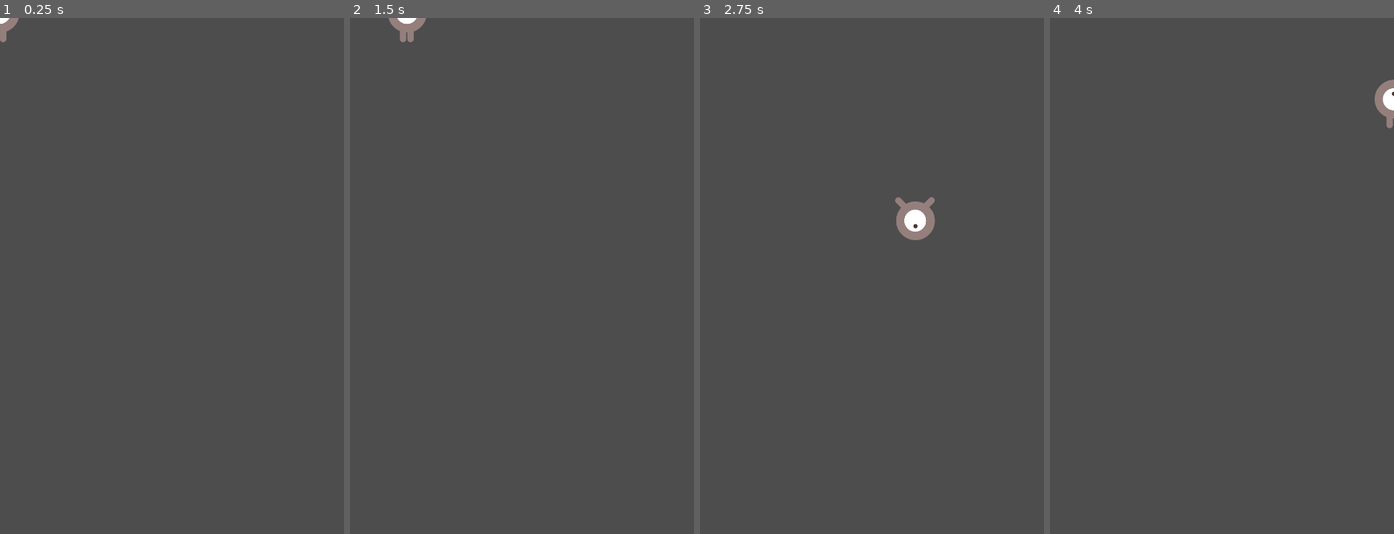
Above: before the commit, frames 1-4 (left to right).
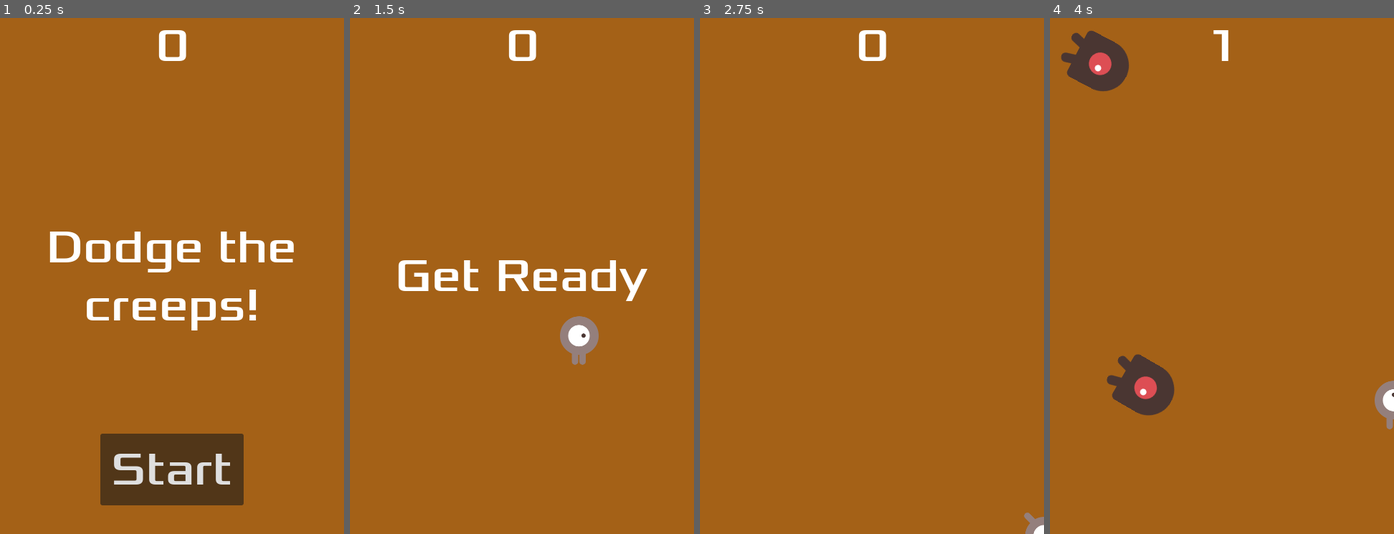
Above: after the commit, the same moments.

Repository: waywardware/pizza-guy
Game: Godot game, scene res://scenes/main.tscn
Same seed, same stepped clock (60 frames per second), same inputs: the game is played once before the commit and once after it.
Inputs (mouse positions are in pixels of both pictures, inside the frame that each line leads up to):
- Up to frame 1 (0.25 s): no input
- Up to frame 2 (1.5 s): click (522, 472) at 0.5 s, where only the run after the commit has a clickable "Start"; tap Enter at 1.25 s; hold Right (move_right) from 1.28 s (still down)
- Up to frame 3 (2.75 s): release Right (move_right) at 2.03 s; hold Down (move_down) from 2.03 s (still down)
- Up to frame 4 (4 s): release Down (move_down) at 2.78 s; hold Right (move_right) 2.78-3.53 s; hold Up (move_up) from 3.53 s (still down)

The runs differ from the first frame. In frame 1, 100% of the frame differs, in the area x 0-100%, y 0-100%; in frame 2, 100%; in frame 3, 100%; in frame 4, 100%.

Commit message:
adding HUD

Diff:
--- a/scenes/enemy.tscn
+++ b/scenes/enemy.tscn
@@ -48,7 +48,7 @@
 radius = 32.0
 height = 90.0
 
-[node name="Mob" type="RigidBody2D"]
+[node name="Mob" type="RigidBody2D" groups=["mobs"]]
 collision_mask = 0
 gravity_scale = 0.0
 script = ExtResource("1_6nfle")
--- /dev/null
+++ b/scenes/hud.tscn
@@ -0,0 +1,65 @@
+[gd_scene load_steps=3 format=3 uid="uid://cckuoyeq04b3e"]
+
+[ext_resource type="Script" path="res://scripts/hud.gd" id="1_mb3pg"]
+[ext_resource type="FontFile" uid="uid://ehyelb0j4df7" path="res://assets/fonts/Xolonium-Regular.ttf" id="2_od000"]
+
+[node name="HUD" type="CanvasLayer"]
+script = ExtResource("1_mb3pg")
+
+[node name="ScoreLabel" type="Label" parent="."]
+anchors_preset = 5
+anchor_left = 0.5
+anchor_right = 0.5
+offset_left = -22.5
+offset_right = 22.5
+offset_bottom = 78.0
+grow_horizontal = 2
+size_flags_horizontal = 4
+theme_override_fonts/font = ExtResource("2_od000")
+theme_override_font_sizes/font_size = 64
+text = "0"
+horizontal_alignment = 1
+vertical_alignment = 1
+
+[node name="Message" type="Label" parent="."]
+anchors_preset = 8
+anchor_left = 0.5
+anchor_top = 0.5
+anchor_right = 0.5
+anchor_bottom = 0.5
+offset_left = -240.0
+offset_top = -79.5
+offset_right = 240.0
+offset_bottom = 79.5
+grow_horizontal = 2
+grow_vertical = 2
+size_flags_horizontal = 4
+theme_override_fonts/font = ExtResource("2_od000")
+theme_override_font_sizes/font_size = 64
+text = "Dodge the creeps!"
+horizontal_alignment = 1
+vertical_alignment = 1
+autowrap_mode = 2
+
+[node name="StartButton" type="Button" parent="."]
+anchors_preset = 7
+anchor_left = 0.5
+anchor_top = 1.0
+anchor_right = 0.5
+anchor_bottom = 1.0
+offset_left = -100.0
+offset_top = -140.0
+offset_right = 100.0
+offset_bottom = -40.0
+grow_horizontal = 2
+grow_vertical = 0
+theme_override_fonts/font = ExtResource("2_od000")
+theme_override_font_sizes/font_size = 64
+text = "Start"
+
+[node name="MessageTimer" type="Timer" parent="."]
+wait_time = 2.0
+one_shot = true
+
+[connection signal="pressed" from="StartButton" to="." method="_on_start_button_pressed"]
+[connection signal="timeout" from="MessageTimer" to="." method="_on_message_timer_timeout"]
--- a/scenes/main.tscn
+++ b/scenes/main.tscn
@@ -1,8 +1,9 @@
-[gd_scene load_steps=5 format=3 uid="uid://bfqh3y20k6sys"]
+[gd_scene load_steps=6 format=3 uid="uid://bfqh3y20k6sys"]
 
 [ext_resource type="Script" path="res://scripts/main.gd" id="1_1c8uv"]
 [ext_resource type="PackedScene" uid="uid://bi1iynfuplthn" path="res://scenes/player.tscn" id="1_vq5fa"]
 [ext_resource type="PackedScene" uid="uid://fion8kws7bpp" path="res://scenes/enemy.tscn" id="2_ji533"]
+[ext_resource type="PackedScene" uid="uid://cckuoyeq04b3e" path="res://scenes/hud.tscn" id="4_702oi"]
 
 [sub_resource type="Curve2D" id="Curve2D_3tiyy"]
 _data = {
@@ -13,6 +14,14 @@
 [node name="Node" type="Node"]
 script = ExtResource("1_1c8uv")
 mob_scene = ExtResource("2_ji533")
+
+[node name="ColorRect" type="ColorRect" parent="."]
+anchors_preset = 15
+anchor_right = 1.0
+anchor_bottom = 1.0
+grow_horizontal = 2
+grow_vertical = 2
+color = Color(0.642946, 0.381245, 0.0912724, 1)
 
 [node name="Player" parent="." instance=ExtResource("1_vq5fa")]
 
@@ -33,7 +42,10 @@
 
 [node name="MobSpawnLocation" type="PathFollow2D" parent="MobPath"]
 
+[node name="HUD" parent="." instance=ExtResource("4_702oi")]
+
 [connection signal="hit" from="Player" to="." method="game_over"]
 [connection signal="timeout" from="MobTimer" to="." method="_on_mob_timer_timeout"]
 [connection signal="timeout" from="ScoreTimer" to="." method="_on_score_timer_timeout"]
 [connection signal="timeout" from="StartTimer" to="." method="_on_start_timer_timeout"]
+[connection signal="start_game" from="HUD" to="." method="new_game"]
--- /dev/null
+++ b/scripts/hud.gd
@@ -0,0 +1,39 @@
+extends CanvasLayer
+signal start_game
+
+# Called when the node enters the scene tree for the first time.
+func _ready() -> void:
+	pass # Replace with function body.
+
+
+# Called every frame. 'delta' is the elapsed time since the previous frame.
+func _process(delta: float) -> void:
+	pass
+
+func show_message(text):
+	$Message.text = text
+	$Message.show()
+	$MessageTimer.start()
+
+func show_game_over():
+	show_message("Game Over")
+
+	await $MessageTimer.timeout
+
+	$Message.text = "Dodge the Creeps!"
+	$Message.show()
+
+	await get_tree().create_timer(1.0).timeout
+	$StartButton.show()
+
+func update_score(score):
+	$ScoreLabel.text = str(score)
+
+
+func _on_start_button_pressed() -> void:
+	$StartButton.hide()
+	start_game.emit()
+
+
+func _on_message_timer_timeout() -> void:
+	$Message.hide()
--- a/scripts/main.gd
+++ b/scripts/main.gd
@@ -16,11 +16,15 @@
 func game_over() -> void:
 	$ScoreTimer.stop()
 	$MobTimer.stop()
+	$HUD.show_game_over()
 
 func new_game():
 	score = 0
 	$Player.start($StartPosition.position)
 	$StartTimer.start()
+	$HUD.update_score(score)
+	$HUD.show_message("Get Ready")
+	get_tree().call_group("mobs", "queue_free")
 
 
 func _on_mob_timer_timeout() -> void:
@@ -43,6 +47,7 @@
 
 func _on_score_timer_timeout() -> void:
 	score += 1
+	$HUD.update_score(score)
 
 func _on_start_timer_timeout() -> void:
 	$MobTimer.start()
--- a/scripts/player.gd
+++ b/scripts/player.gd
@@ -12,7 +12,6 @@
 # Called when the node enters the scene tree for the first time.
 func _ready() -> void:
 	hide()
-	start(Vector2.ZERO)
 	screen_size = get_viewport_rect().size
 
 
